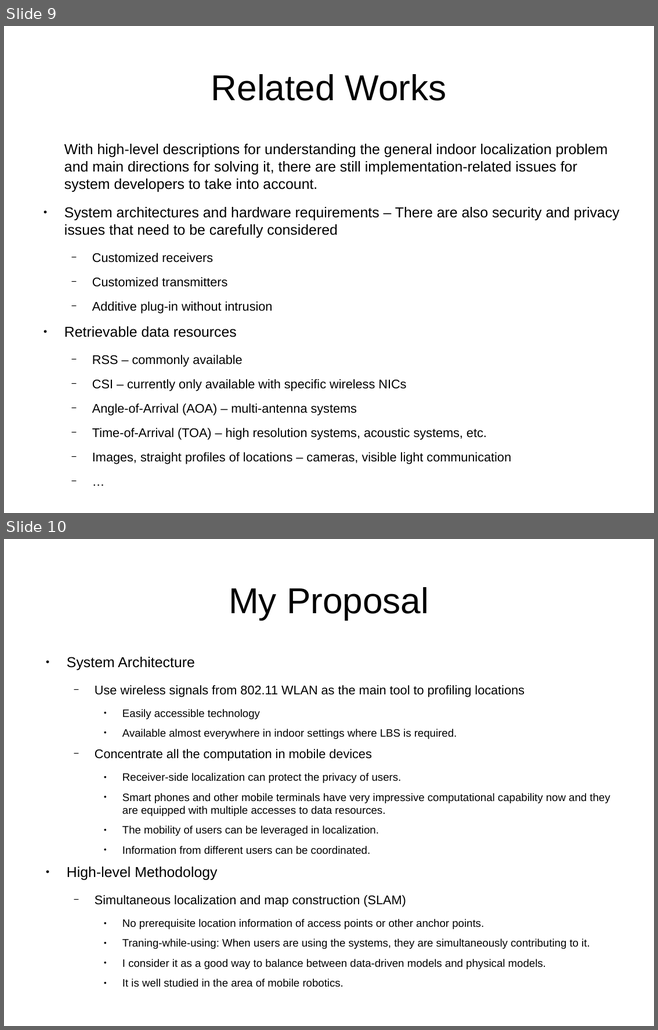
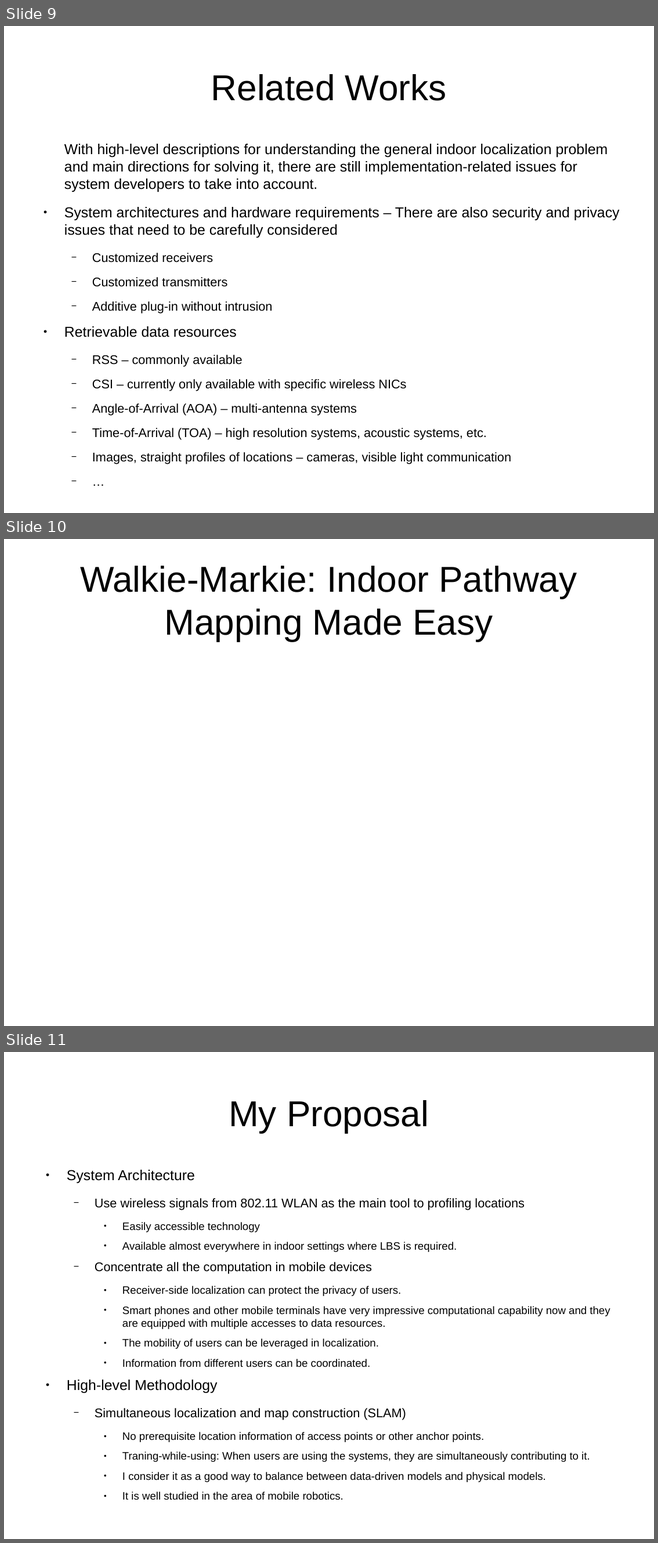
Before and after one commit to HSID/Localization, a slide deck: light-weight-indoor-localization.odp. Shown one above the other, each under a label of ours: slides 9 and 10 before the commit, slides 9, 10 and 11 after it. The pictures are 658x1030 and 658x1543 pixels, drawn with LibreOffice and Linux fonts; fonts in the diff are those of the drawing. Boxes give left, top, right and bottom in pixels: in the first picture for what was removed or moved away, otherwise in the second. Text is boxed around its words. In the diff, an @@ line names an element or a change of style, - is before the commit and + after.

```diff
--- a/light-weight-indoor-localization.odp
+++ b/light-weight-indoor-localization.odp
@@ slide 10 added at [4,539,654,1026], background #FFFFFF @@
@@ title added at [80,566,576,642], 44 pt, text #000000 @@
+Walkie-Markie: Indoor Pathway Mapping Made Easy
@@ what was slide 10 is now slide 11 @@
```
Also in this commit, not shown: 2 slides changed, 6 other slides added, 1 slide removed.
